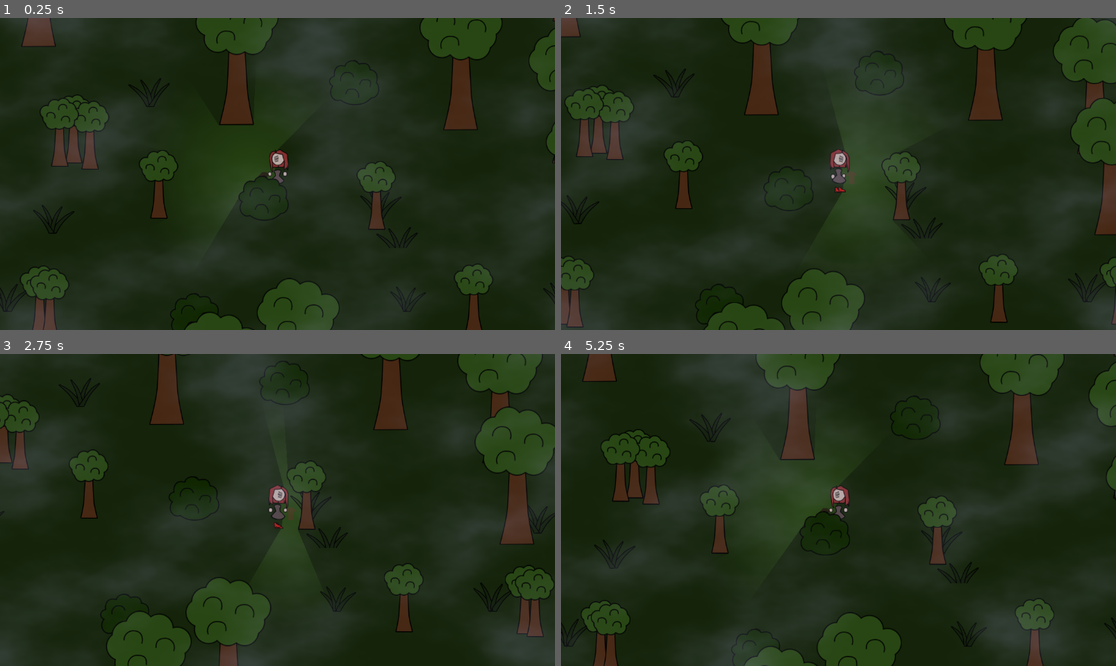
Above: before the commit, frames 1-4 (two rows, left to right).
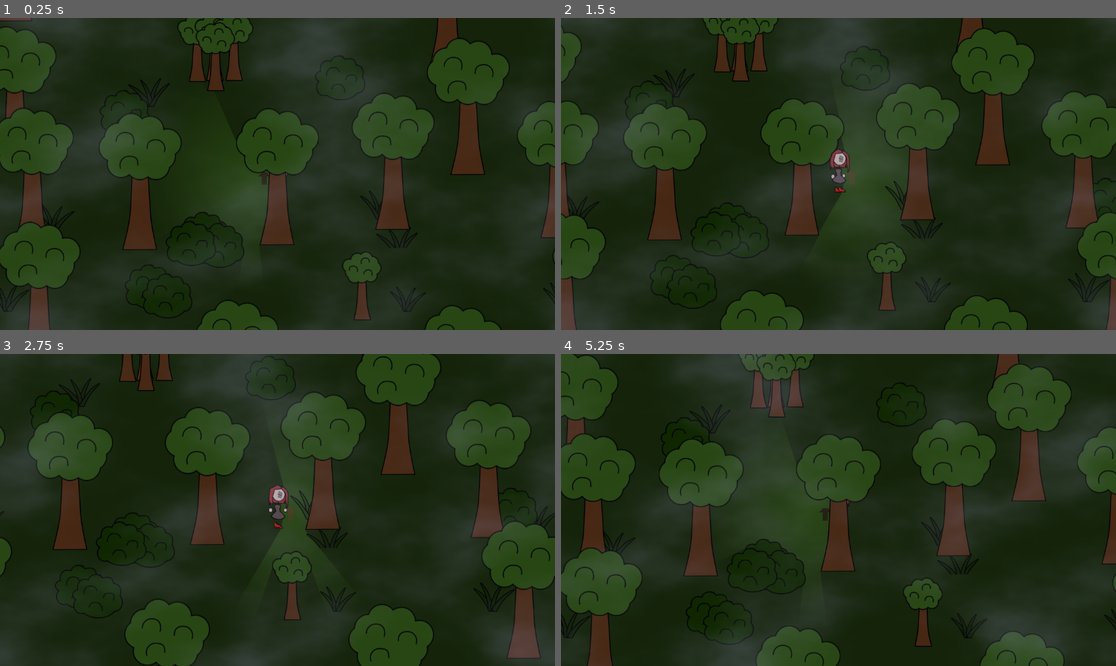
Above: after the commit, the same moments.

Repository: Jerrylikesgreen/-la-Santa-Compa-a
Game: Godot game, scene res://Scenes/forest.tscn
Same seed, same stepped clock (60 frames per second), same inputs: the game is played once before the commit and once after it. The project has no main scene, so this scene is started directly.
Inputs (mouse positions are in pixels of both pictures, inside the frame that each line leads up to):
- Up to frame 1 (0.25 s): no input
- Up to frame 2 (1.5 s): move the mouse to (960, 158) at 0.52 s; hold D (Right) 0.53-1.28 s; click (960, 158) at 0.6 s; move the mouse to (727, 189) at 1.27 s; hold S (Down) from 1.28 s (still down); click (727, 189) at 1.35 s
- Up to frame 3 (2.75 s): move the mouse to (333, 441) at 2.02 s; release S (Down) at 2.03 s; hold D (Right) from 2.03 s (still down); click (333, 441) at 2.1 s
- Up to frame 4 (5.25 s): move the mouse to (810, 572) at 2.77 s; release D (Right) at 2.78 s; hold W (Up) 2.78-3.53 s; click (810, 572) at 2.85 s; move the mouse to (1005, 556) at 3.52 s; hold A (Left) 3.53-5.03 s; click (1005, 556) at 3.6 s; move the mouse to (672, 463) at 4.27 s; click (672, 463) at 4.35 s; move the mouse to (866, 510) at 5.02 s; hold S (Down) from 5.03 s (still down); click (866, 510) at 5.1 s

The runs differ from the first frame. In frame 1, 29% of the frame differs, in the area x 0-100%, y 0-100%; in frame 2, 29%; in frame 3, 30%; in frame 4, 30%.

Commit message:
Add forest chunk event system and new chunk
Introduces a modular event system for forest environment chunks using a new Signals autoload and event scripts. Adds forest_chunk_4 and its script, updates existing forest chunk scenes to use chunk-specific scripts, and integrates event triggering and handling. Updates the environment generator to include the new chunk and registers the Signals autoload in project settings.

Diff:
--- a/Scenes/EnvChucks/forest_chunk_1.tscn
+++ b/Scenes/EnvChucks/forest_chunk_1.tscn
@@ -1,10 +1,15 @@
-[gd_scene load_steps=4 format=3 uid="uid://blyajoonq3fcc"]
+[gd_scene load_steps=7 format=3 uid="uid://blyajoonq3fcc"]
 
 [ext_resource type="PackedScene" uid="uid://but60y80xv8di" path="res://Scenes/EnvObjects/tree_large.tscn" id="1_2v1kp"]
+[ext_resource type="Script" uid="uid://dr4j7wca8y4r3" path="res://Scripts/forest_chunk_1.gd" id="1_gy8na"]
 [ext_resource type="PackedScene" uid="uid://d3yws4mqhe6ru" path="res://Scenes/EnvObjects/tree_small.tscn" id="2_kgydt"]
 [ext_resource type="PackedScene" uid="uid://dxsrwakxllvjb" path="res://Scenes/EnvObjects/bush.tscn" id="3_wfe5x"]
+[ext_resource type="PackedScene" uid="uid://c18uy5f2nsmyl" path="res://Scenes/activador_dialogo.tscn" id="5_0j8vk"]
+[ext_resource type="Script" uid="uid://cibarthbccbgr" path="res://Scripts/forest_event.gd" id="6_gy8na"]
 
 [node name="ForestChunk1" type="Node2D"]
+script = ExtResource("1_gy8na")
+metadata/_custom_type_script = "uid://c64cy5w21m3r"
 
 [node name="LargeTrees" type="Node2D" parent="."]
 
@@ -71,3 +76,7 @@
 
 [node name="Bush5" parent="Bushes" instance=ExtResource("3_wfe5x")]
 position = Vector2(336, 358)
+
+[node name="ForestEvent" parent="." instance=ExtResource("5_0j8vk")]
+position = Vector2(527, 343)
+script = ExtResource("6_gy8na")
--- a/Scenes/EnvChucks/forest_chunk_2.tscn
+++ b/Scenes/EnvChucks/forest_chunk_2.tscn
@@ -1,10 +1,13 @@
-[gd_scene load_steps=4 format=3 uid="uid://dewjwph3mmxm4"]
+[gd_scene load_steps=5 format=3 uid="uid://dewjwph3mmxm4"]
 
 [ext_resource type="PackedScene" uid="uid://but60y80xv8di" path="res://Scenes/EnvObjects/tree_large.tscn" id="1_qbrk2"]
+[ext_resource type="Script" uid="uid://caodoonxbfbi" path="res://Scripts/forest_chunk_2.gd" id="1_wq3p0"]
 [ext_resource type="PackedScene" uid="uid://d3yws4mqhe6ru" path="res://Scenes/EnvObjects/tree_small.tscn" id="2_27ct2"]
 [ext_resource type="PackedScene" uid="uid://dxsrwakxllvjb" path="res://Scenes/EnvObjects/bush.tscn" id="3_wq3p0"]
 
 [node name="ForestChunk2" type="Node2D"]
+script = ExtResource("1_wq3p0")
+metadata/_custom_type_script = "uid://c64cy5w21m3r"
 
 [node name="LargeTrees" type="Node2D" parent="."]
 
--- a/Scenes/EnvChucks/forest_chunk_3.tscn
+++ b/Scenes/EnvChucks/forest_chunk_3.tscn
@@ -1,10 +1,13 @@
-[gd_scene load_steps=4 format=3 uid="uid://w70ymdbq7cab"]
+[gd_scene load_steps=5 format=3 uid="uid://w70ymdbq7cab"]
 
+[ext_resource type="Script" uid="uid://bccfjukj6wi5b" path="res://Scripts/forest_chunk_3.gd" id="1_smyps"]
 [ext_resource type="PackedScene" uid="uid://but60y80xv8di" path="res://Scenes/EnvObjects/tree_large.tscn" id="1_t1cag"]
 [ext_resource type="PackedScene" uid="uid://d3yws4mqhe6ru" path="res://Scenes/EnvObjects/tree_small.tscn" id="2_smyps"]
 [ext_resource type="PackedScene" uid="uid://dxsrwakxllvjb" path="res://Scenes/EnvObjects/bush.tscn" id="3_lmade"]
 
 [node name="ForestChunk3" type="Node2D"]
+script = ExtResource("1_smyps")
+metadata/_custom_type_script = "uid://c64cy5w21m3r"
 
 [node name="LargeTrees" type="Node2D" parent="."]
 
--- /dev/null
+++ b/Scenes/EnvChucks/forest_chunk_4.tscn
@@ -0,0 +1,43 @@
+[gd_scene load_steps=5 format=3 uid="uid://cohjitxf6sq3u"]
+
+[ext_resource type="Script" uid="uid://kmfv3yl6g23" path="res://Scripts/forest_chunk_4.gd" id="1_200iw"]
+[ext_resource type="PackedScene" uid="uid://but60y80xv8di" path="res://Scenes/EnvObjects/tree_large.tscn" id="2_603ab"]
+[ext_resource type="PackedScene" uid="uid://d3yws4mqhe6ru" path="res://Scenes/EnvObjects/tree_small.tscn" id="3_tgtug"]
+[ext_resource type="PackedScene" uid="uid://dxsrwakxllvjb" path="res://Scenes/EnvObjects/bush.tscn" id="4_ysrin"]
+
+[node name="ForestChunk4" type="Node2D"]
+script = ExtResource("1_200iw")
+metadata/_custom_type_script = "uid://c64cy5w21m3r"
+
+[node name="LargeTrees" type="Node2D" parent="."]
+
+[node name="TreeLarge2" parent="LargeTrees" instance=ExtResource("2_603ab")]
+position = Vector2(758, 537)
+
+[node name="TreeLarge5" parent="LargeTrees" instance=ExtResource("2_603ab")]
+position = Vector2(699, 261)
+
+[node name="TreeLarge3" parent="LargeTrees" instance=ExtResource("2_603ab")]
+position = Vector2(87, 541)
+
+[node name="SmallTrees" type="Node2D" parent="."]
+
+[node name="TreeSmall" parent="SmallTrees" instance=ExtResource("3_tgtug")]
+position = Vector2(378, 407)
+
+[node name="TreeSmall3" parent="SmallTrees" instance=ExtResource("3_tgtug")]
+position = Vector2(352, 137)
+
+[node name="TreeSmall4" parent="SmallTrees" instance=ExtResource("3_tgtug")]
+position = Vector2(380, 170)
+
+[node name="Bushes" type="Node2D" parent="."]
+
+[node name="Bush" parent="Bushes" instance=ExtResource("4_ysrin")]
+position = Vector2(133, 560)
+
+[node name="Bush2" parent="Bushes" instance=ExtResource("4_ysrin")]
+position = Vector2(1088, 592)
+
+[node name="Bush3" parent="Bushes" instance=ExtResource("4_ysrin")]
+position = Vector2(747, 45)
--- /dev/null
+++ b/Scenes/EnvChucks/forest_env_chunk.tscn
@@ -0,0 +1,6 @@
+[gd_scene load_steps=2 format=3 uid="uid://dt7sqdoipwwit"]
+
+[ext_resource type="Script" uid="uid://c64cy5w21m3r" path="res://Scripts/env_chunk.gd" id="1_ebljx"]
+
+[node name="ForestEnvChunk" type="Node2D"]
+script = ExtResource("1_ebljx")
--- a/Scenes/forest.tscn
+++ b/Scenes/forest.tscn
@@ -8,6 +8,7 @@
 [ext_resource type="PackedScene" uid="uid://w70ymdbq7cab" path="res://Scenes/EnvChucks/forest_chunk_3.tscn" id="6_igsr3"]
 [ext_resource type="PackedScene" uid="uid://c18uy5f2nsmyl" path="res://Scenes/activador_dialogo.tscn" id="6_qq45g"]
 [ext_resource type="Shader" uid="uid://y3qq6ykhcw3p" path="res://Resources/Shaders/fog_shader.gdshader" id="7_wo0py"]
+[ext_resource type="PackedScene" uid="uid://cohjitxf6sq3u" path="res://Scenes/EnvChucks/forest_chunk_4.tscn" id="7_xgdwn"]
 [ext_resource type="Texture2D" uid="uid://cnv8ikey2s5xt" path="res://Assets/NoiseTextures/smoke.png" id="8_vh310"]
 
 [sub_resource type="ShaderMaterial" id="ShaderMaterial_vh310"]
@@ -39,7 +40,7 @@
 
 [node name="EnviormentGenerator" type="Node2D" parent="."]
 script = ExtResource("3_qq45g")
-chunk_scenes = Array[PackedScene]([ExtResource("4_vh310"), ExtResource("5_igsr3"), ExtResource("6_igsr3")])
+chunk_scenes = Array[PackedScene]([ExtResource("4_vh310"), ExtResource("5_igsr3"), ExtResource("6_igsr3"), ExtResource("7_xgdwn")])
 spawn_radius = 3
 
 [node name="WorldLight" type="DirectionalLight2D" parent="."]
--- /dev/null
+++ b/Scripts/Autoloads/signals.gd
@@ -0,0 +1,7 @@
+## Signals Autoload
+extends Node
+
+enum EventType {FOREST_EVENT}
+
+## PackedScene is menat to be refrence to the EventChunk that is triggering the event.
+signal event_triggered(event_type: EventType, event_id: int, chuck_id: int)
--- a/Scripts/activador_dialogo.gd
+++ b/Scripts/activador_dialogo.gd
@@ -9,4 +9,9 @@
 	var dialog = scene_dialogue.instantiate()
 	dialog.path_csv = path_csv
 	get_tree().root.add_child(dialog)
+	_trigger_event()
 	queue_free()
+
+
+func _trigger_event()->void:
+	pass
--- /dev/null
+++ b/Scripts/env_chunk.gd
@@ -0,0 +1,14 @@
+class_name ForestEnvChunk extends Node2D
+
+
+var events_trigered: Dictionary[int, int]
+var ui: int
+
+func _ready() -> void:
+	Signals.event_triggered.connect(_on_event_triggered)
+
+
+func _on_event_triggered(event_type: Signals.EventType, event_id: int, chuck_id: int) ->void:
+	if event_type == Signals.EventType.FOREST_EVENT and chuck_id == ui:
+		events_trigered[chuck_id] = event_id
+		print(events_trigered)
--- /dev/null
+++ b/Scripts/forest_chunk_1.gd
@@ -0,0 +1,5 @@
+class_name ForestChunk1 extends ForestEnvChunk
+
+func _ready() -> void:
+	Signals.event_triggered.connect(_on_event_triggered)
+	ui = 1
--- /dev/null
+++ b/Scripts/forest_chunk_2.gd
@@ -0,0 +1,5 @@
+class_name ForestChunk2 extends ForestEnvChunk
+
+func _ready() -> void:
+	Signals.event_triggered.connect(_on_event_triggered)
+	ui = 2
--- /dev/null
+++ b/Scripts/forest_chunk_3.gd
@@ -0,0 +1,5 @@
+class_name ForestChunk3 extends ForestEnvChunk
+
+func _ready() -> void:
+	Signals.event_triggered.connect(_on_event_triggered)
+	ui = 3
--- /dev/null
+++ b/Scripts/forest_chunk_4.gd
@@ -0,0 +1,5 @@
+class_name ForestChunk4 extends ForestEnvChunk
+
+func _ready() -> void:
+	Signals.event_triggered.connect(_on_event_triggered)
+	ui = 4
--- /dev/null
+++ b/Scripts/forest_event.gd
@@ -0,0 +1,8 @@
+
+class_name ForestEvent extends "res://Scripts/activador_dialogo.gd"
+
+
+func _trigger_event()->void:
+	var chuck_id: int = get_parent().ui
+	Signals.event_triggered.emit(Signals.EventType.FOREST_EVENT, 1, chuck_id)
+	print(self, " -> ",  chuck_id)
--- a/project.godot
+++ b/project.godot
@@ -22,6 +22,7 @@
 [autoload]
 
 CD="*res://Scripts/Autoloads/CommonData.gd"
+Signals="*res://Scripts/Autoloads/signals.gd"
 
 [file_customization]
 
Not shown: 1 places in Scenes/forest.tscn that only renumber resources
Not shown, added: Scripts/Autoloads/signals.gd.uid
Not shown, added: Scripts/env_chunk.gd.uid
Not shown, added: Scripts/forest_chunk_1.gd.uid
Not shown, added: Scripts/forest_chunk_2.gd.uid
Not shown, added: Scripts/forest_chunk_3.gd.uid
Not shown, added: Scripts/forest_chunk_4.gd.uid
Not shown, added: Scripts/forest_event.gd.uid
